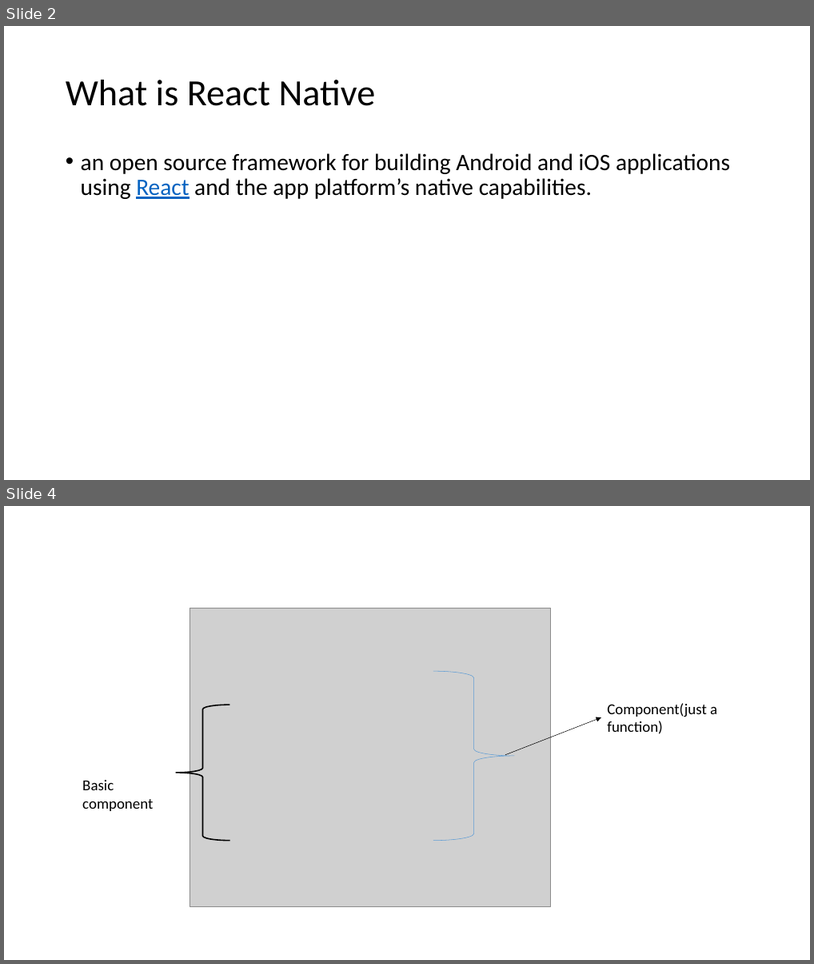
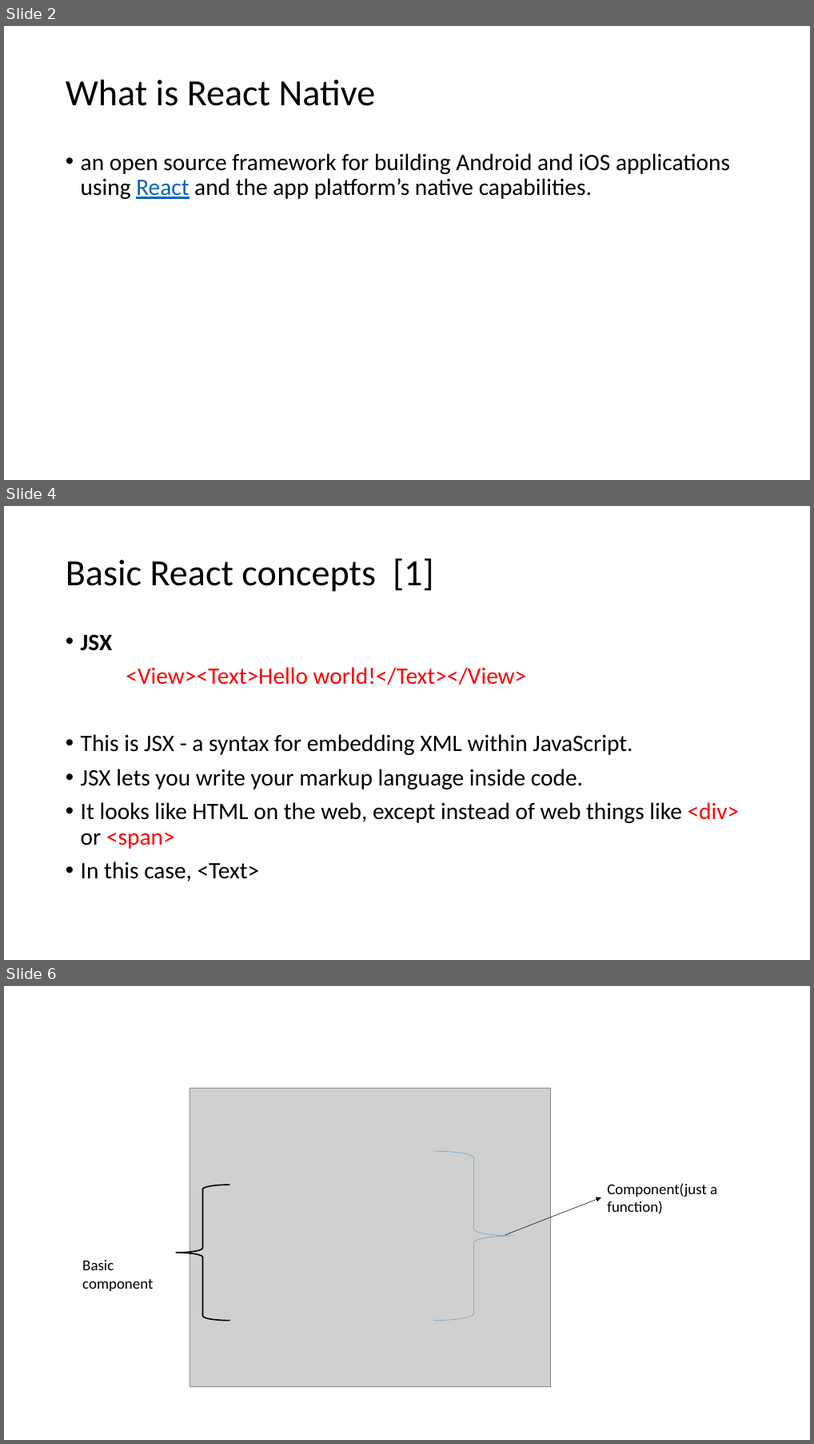
Before and after one commit to kamiuetian/MAD-FALL22, a slide deck: Slides/Lecture03.pptx. Shown one above the other, each under a label of ours: slides 2 and 4 before the commit, slides 2, 4 and 6 after it; the slides between them are not shown. The pictures are 814x964 and 814x1444 pixels, drawn with LibreOffice and Linux fonts; fonts in the diff are those of the drawing; grey boxes stand for pictures. Boxes give left, top, right and bottom in pixels: in the first picture for what was removed or moved away, otherwise in the second. Text is boxed around its words. In the diff, an @@ line names an element or a change of style, - is before the commit and + after.

```diff
--- a/Slides/Lecture03.pptx
+++ b/Slides/Lecture03.pptx
@@ slide 4 added at [4,506,810,960], background #FFFFFF @@
@@ title added at [66,558,434,592], 44 pt, text #000000 @@
+Basic React concepts [1]
@@ text added at [81,634,740,881], 28 pt, text #000000 @@
+• JSX
+<View><Text>Hello world!</Text></View>
+• This is JSX - a syntax for embedding XML within JavaScript.
+• JSX lets you write your markup language inside code.
+• It looks like HTML on the web, except instead of web things like <div> or <span>
+• In this case, <Text>
@@ what was slide 4 is now slide 6 @@
```
Also in this commit, not shown: 6 slides changed, 4 other slides added, 7 other files.
